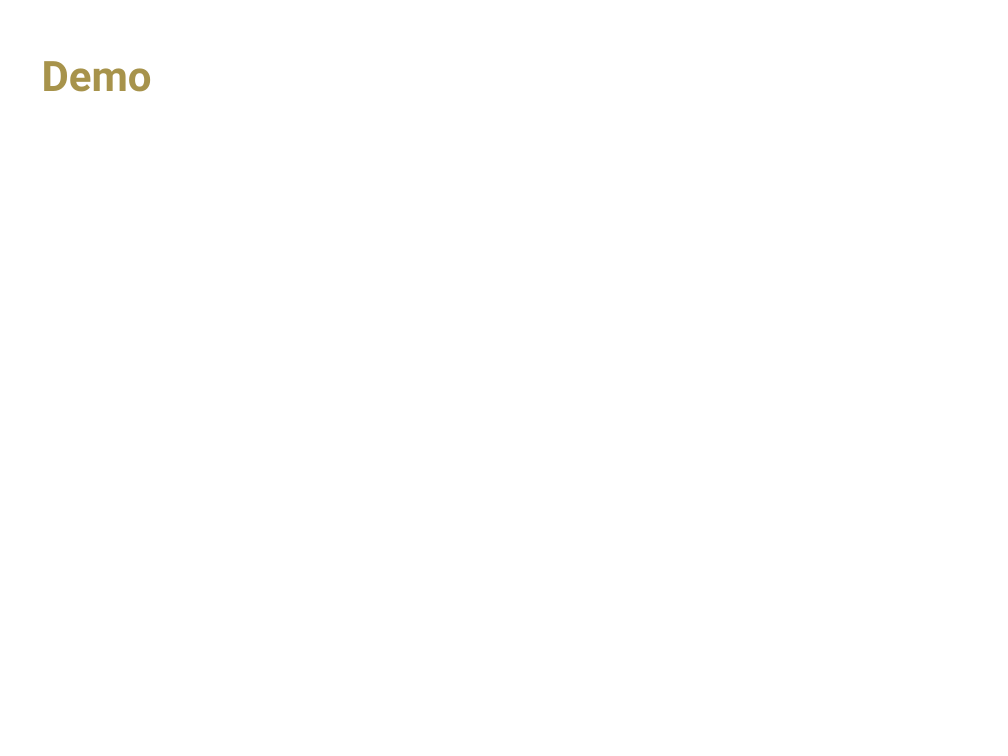
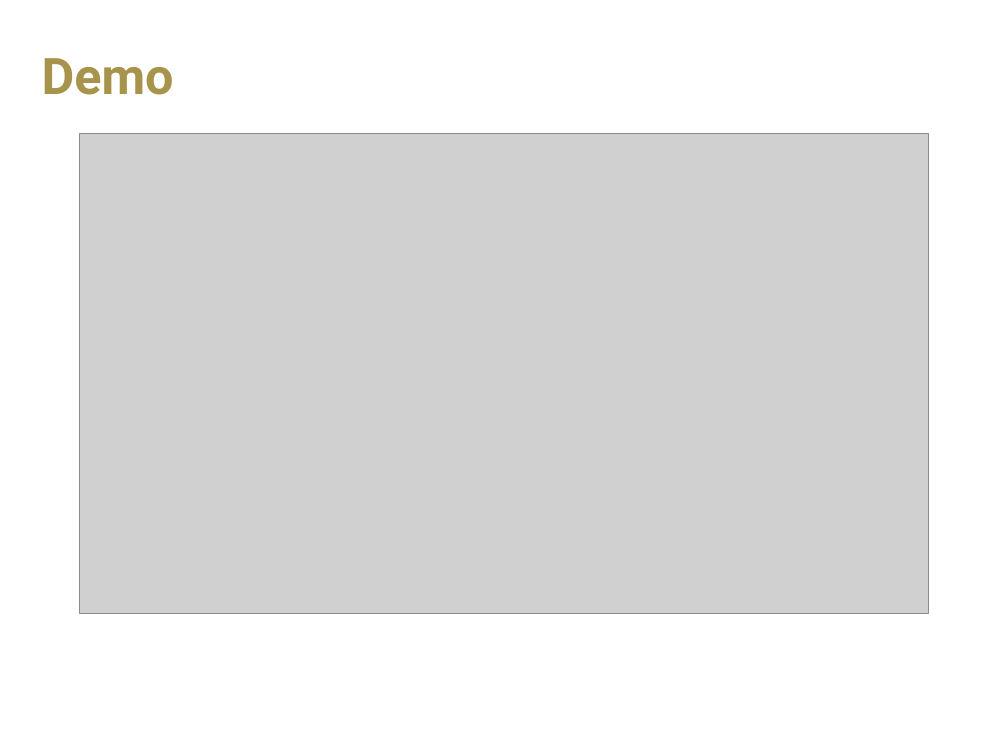
Before and after one commit to VVoruganti/mbed-gamepad-drivers, a slide deck: slide 5 of Gamepad Driver.pptx. Drawn at 1008x756 pixels with LibreOffice and Linux fonts; fonts in the diff are those of the drawing; grey boxes stand for pictures; background and template pictures are left out. Boxes give left, top, right and bottom in pixels: in the first picture for what was removed or moved away, otherwise in the second. Text is boxed around its words. In the diff, an @@ line names an element or a change of style, - is before the commit and + after.

Commit message:
Add video to demo

```diff
--- a/Gamepad Driver.pptx
+++ b/Gamepad Driver.pptx
@@ title "Demo" at [42,58,174,95]: size 30 to 36 pt @@
@@ picture added at [80,134,928,613] @@
```
